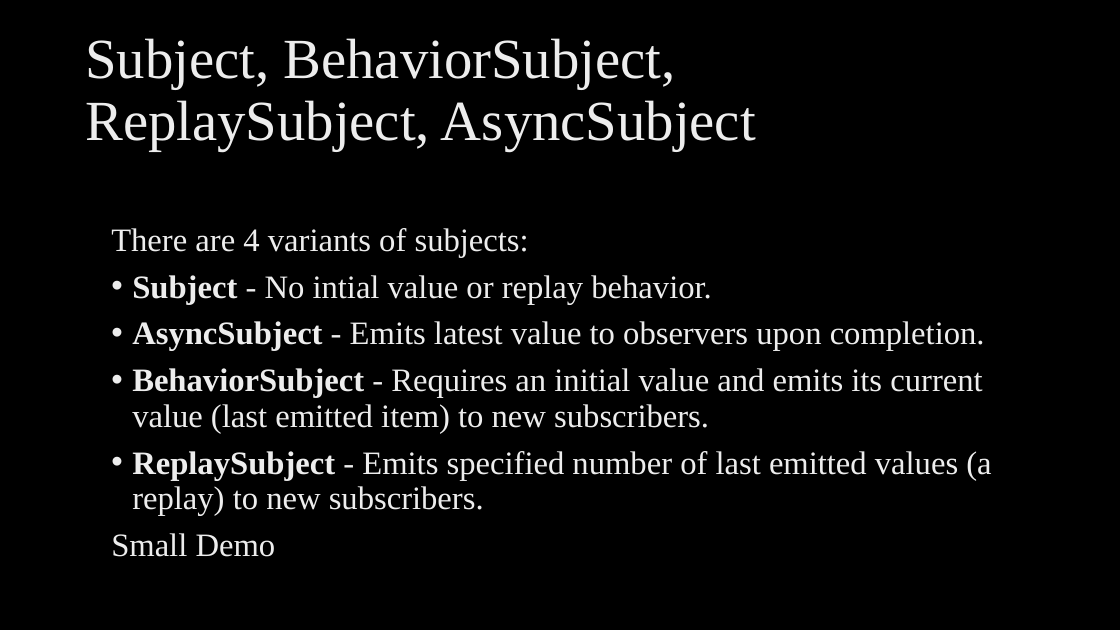
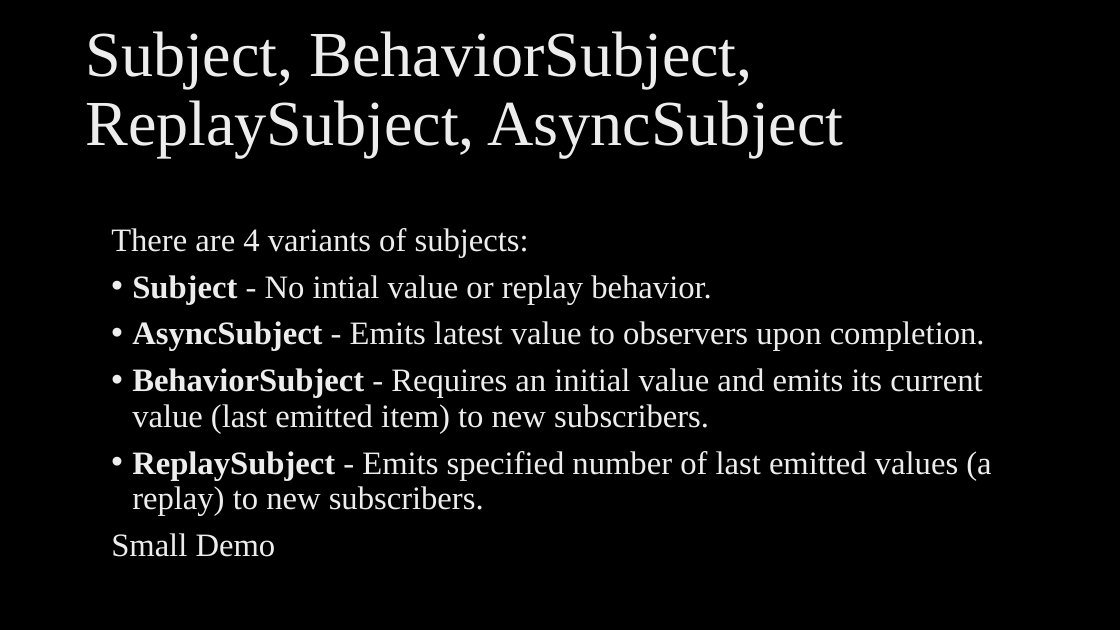
Before and after one commit to ngohungphuc/Presentation, a slide deck: slide 7 of RXJS Make it easy/RXJS Make it easy.pptx. Drawn at 1120x630 pixels with LibreOffice and Linux fonts; fonts in the diff are those of the drawing; background and template pictures are left out. Boxes give left, top, right and bottom in pixels: in the first picture for what was removed or moved away, otherwise in the second. Text is boxed around its words. In the diff, an @@ line names an element or a change of style, - is before the commit and + after.

```diff
--- a/RXJS Make it easy/RXJS Make it easy.pptx
+++ b/RXJS Make it easy/RXJS Make it easy.pptx
@@ title "Subject, BehaviorSubject, ReplaySubject, AsyncSubject" at bbox=[85, 31, 843, 158]: size 48.6 to 55 pt @@
```
Also in this commit, not shown: 10 other slides changed, 4 slides added.
